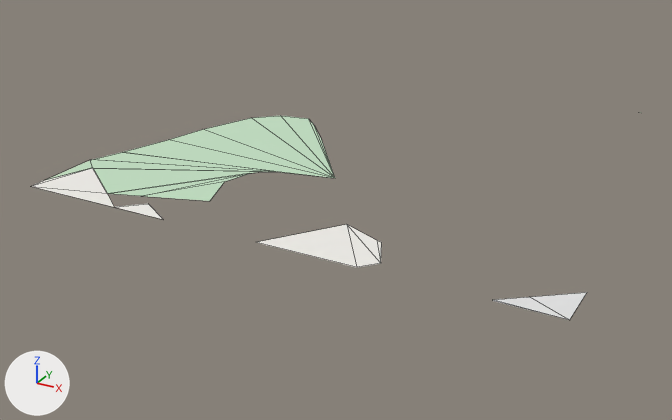
What one commit did to the glTF model white-model-six-districts/chunks/100_89_mid.glb.
Before and after are seen from a camera (50 mm lens) standing at (-9374.0, 5442.0, 317.0) and looking at (-9791.0, 6200.0, -62.0). The lights are fixed; the arrows at lower left show +X, +Y and +Z. The first picture is the older version. Mesh edges are drawn as thin lines. Vertices at exactly the same position are counted once.
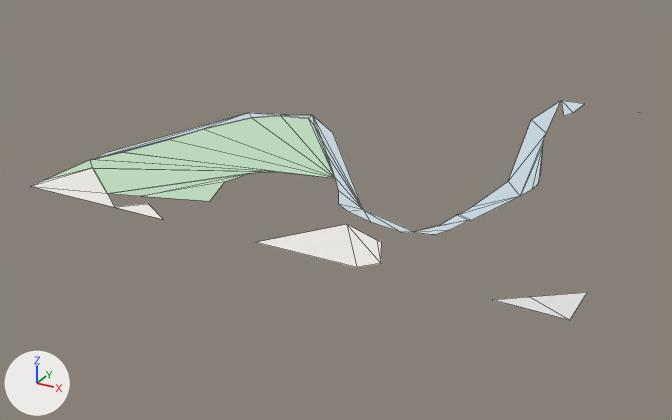
Where the change shows, as pixel boxes [x1, y1, x2, y2] in the pictures (672 x 420 px):
'Mesh_0', reshaped: before [31, 112, 641, 320]; after [31, 100, 641, 320]
part 1 of me_mesh_0, added: after [459, 100, 584, 221]
part 2 of me_mesh_0, built on: before [47, 116, 335, 180]; after [47, 113, 469, 235]

Edits to the bpy script that builds the scene:
```text
Change me_mesh_0:
    used by ob_mesh_0; location = (0.0, 0.0, 0.0)
    remove me_mesh_0.from_pydata(...)  # 41 vertices, 31 faces; spans x -10000.0..-9500.0, y 6000.0..6500.0, z -8.0..-6.0
    add me_mesh_0.from_pydata(...)  # 84 vertices, 69 faces; spans x -10000.0..-9500.0, y 6000.0..6500.0, z -8.0..-6.0
    me_mesh_0 part 1: a new loose piece of 15 vertices spanning x -9660.0..-9595.0, y 6124.0..6500.0, z -7.0, in mat_material_0
    me_mesh_0 part 2
    12 faces are deleted
    28 vertices are added at x -10000.0..-9620.0, y 6074.0..6306.0, z -6.0
    38 new faces join them
```
